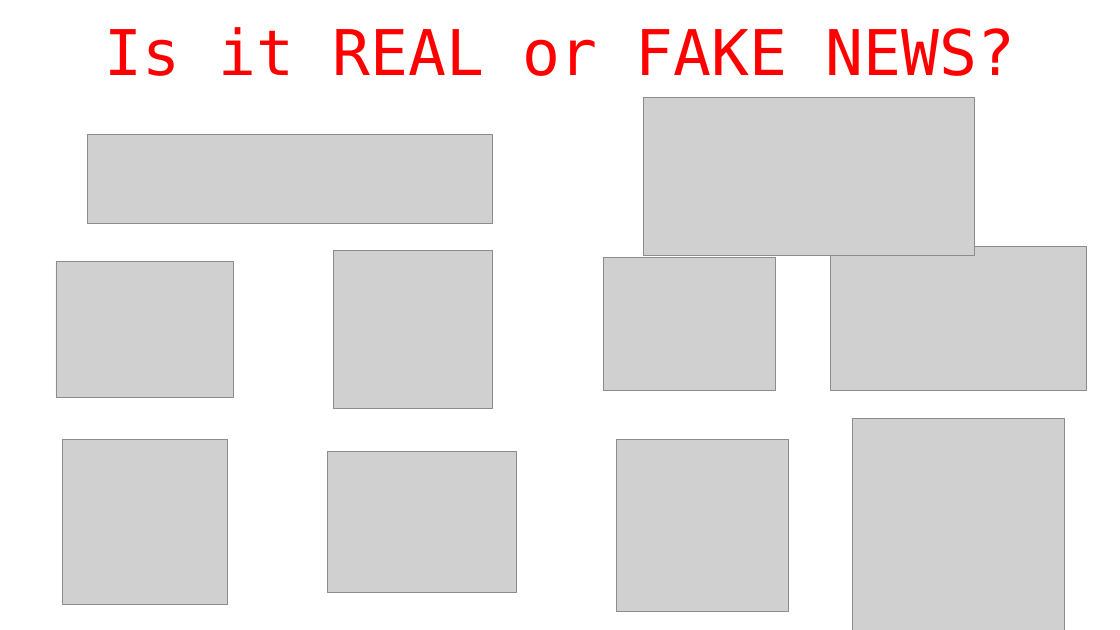
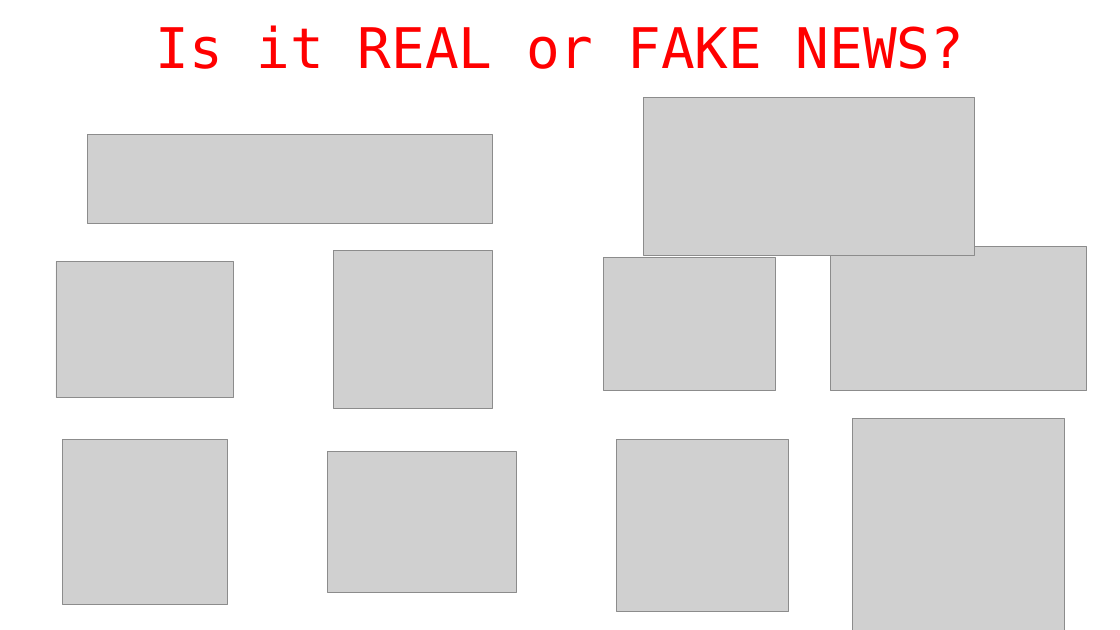
Before and after one commit to richpatanalytics/FakeNewsAnalysis, a slide deck: slide 1 of FakeNewsProjectPresentation.pptx. Drawn at 1120x630 pixels with LibreOffice and Linux fonts; fonts in the diff are those of the drawing; grey boxes stand for pictures. Boxes give left, top, right and bottom in pixels: in the first picture for what was removed or moved away, otherwise in the second. Text is boxed around its words. In the diff, an @@ line names an element or a change of style, - is before the commit and + after.

```diff
--- a/FakeNewsProjectPresentation.pptx
+++ b/FakeNewsProjectPresentation.pptx
@@ text "Is it REAL or FAKE ..." at (155,25,965,69): size 54 to 48 pt @@
```
Also in this commit, not shown: 7 other slides changed, 4 slides added, 6 slides removed.
